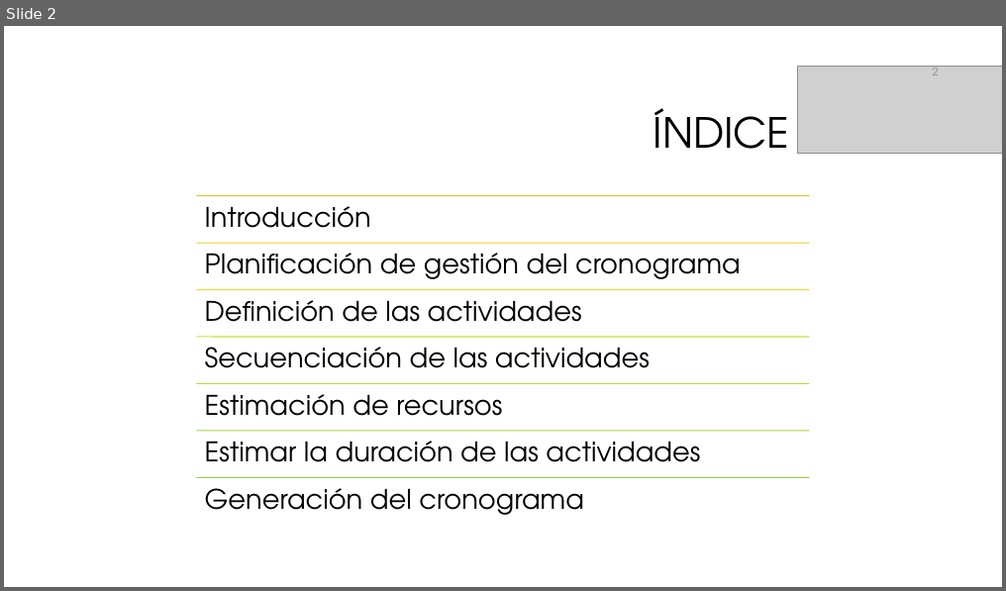
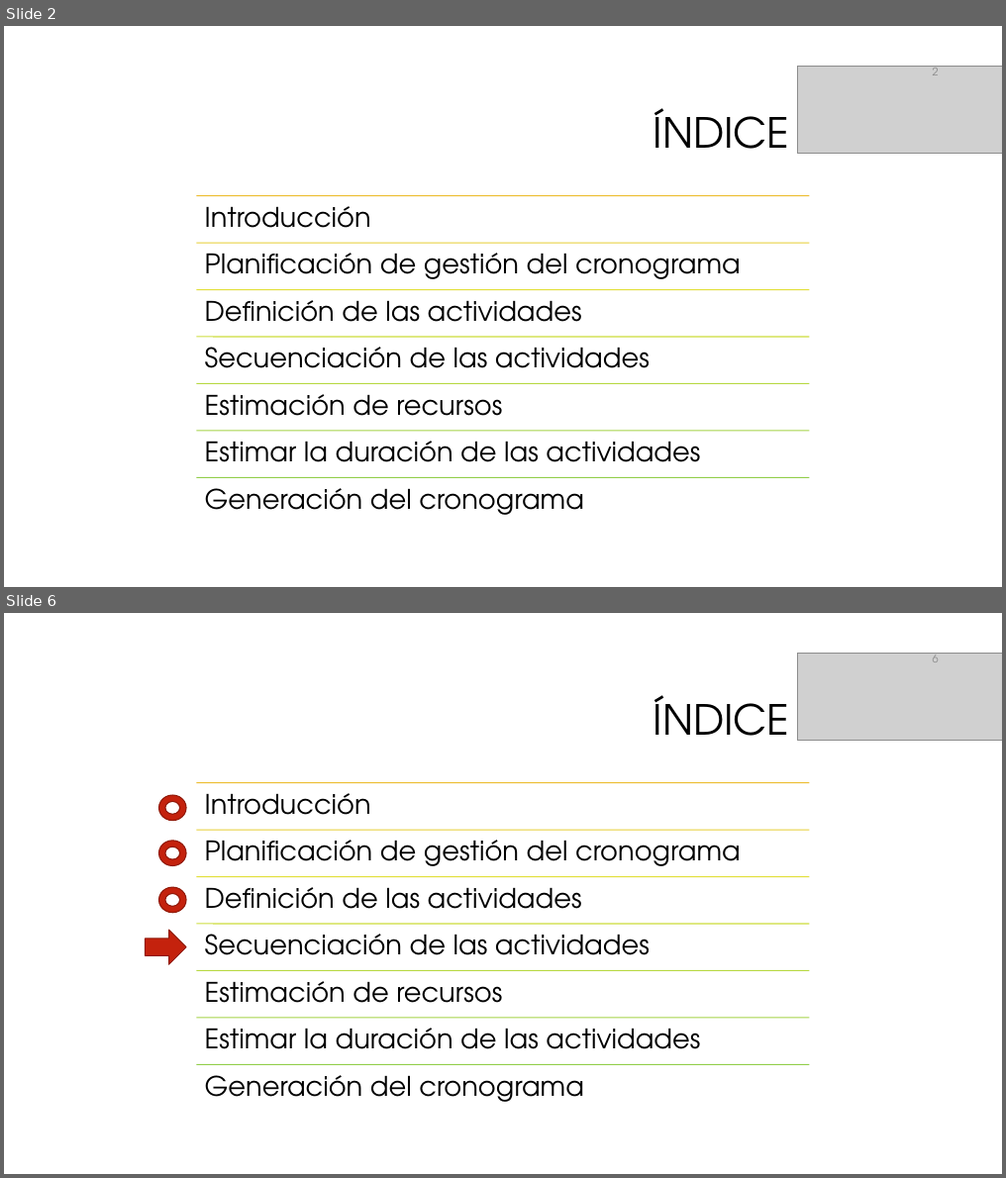
Before and after one commit to galledohm/Gestion_Proyectos, a slide deck: Documentos_generados/2.Gestion del tiempo/Presentación2.pptx. Shown one above the other, each under a label of ours: slide 2 before the commit, slides 2 and 6 after it; the slides between them are not shown. The pictures are 1006x591 and 1006x1178 pixels, drawn with LibreOffice and Linux fonts; fonts in the diff are those of the drawing; grey boxes stand for pictures; background and template pictures are left out. Boxes give left, top, right and bottom in pixels: in the first picture for what was removed or moved away, otherwise in the second. Text is boxed around its words. In the diff, an @@ line names an element or a change of style, - is before the commit and + after.

```diff
--- a/Documentos_generados/2.Gestion del tiempo/Presentación2.pptx
+++ b/Documentos_generados/2.Gestion del tiempo/Presentación2.pptx
@@ slide 6 added at (x1=4, y1=613, x2=1002, y2=1174), background #FFFFFF @@
@@ picture added at (x1=798, y1=653, x2=1002, y2=741) @@
@@ page number added at (x1=933, y1=652, x2=939, y2=663), 10.5 pt, text #8C8C8C @@
+6
@@ title added at (x1=653, y1=695, x2=790, y2=736), 40 pt, text #000000 @@
+ÍNDICE
@@ donut added at (x1=159, y1=795, x2=186, y2=820), fill #C4220D, outline #91190A 1 pt @@
@@ donut added at (x1=159, y1=841, x2=186, y2=866), fill #C4220D, outline #91190A 1 pt @@
@@ donut added at (x1=159, y1=888, x2=186, y2=913), fill #C4220D, outline #91190A 1 pt @@
@@ right arrow added at (x1=145, y1=931, x2=186, y2=964), fill #C4220D, outline #91190A 1 pt @@
@@ group added at (x1=196, y1=783, x2=810, y2=1102): 7 lines, 7 texts @@
+Introducción
+Planificación de gestión del cronograma
+Definición de las actividades
+Secuenciación de las actividades
+Estimación de recursos
+Estimar la duración de las actividades
+Generación del cronograma
```
Also in this commit, not shown: 7 other slides added, 1 slide removed.
